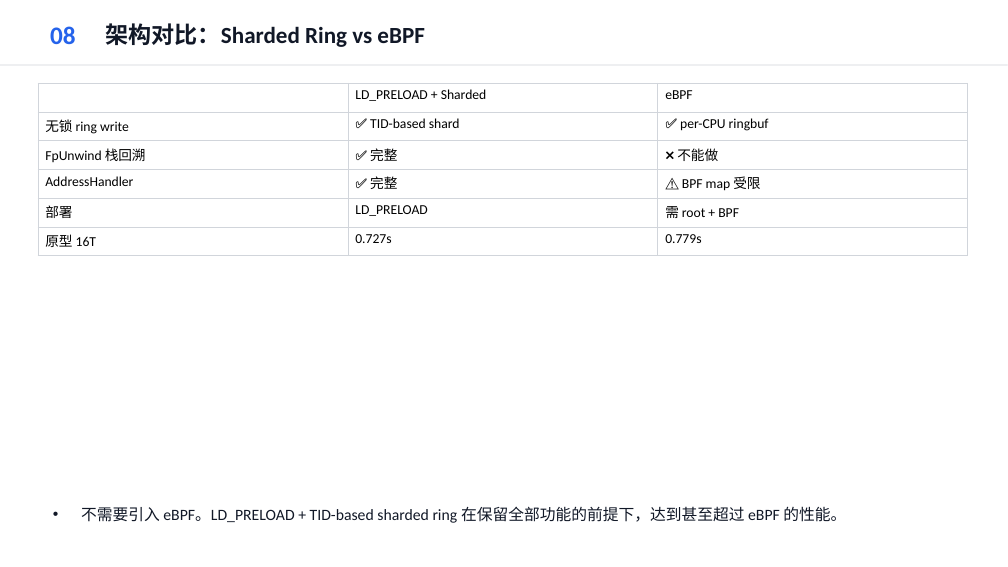
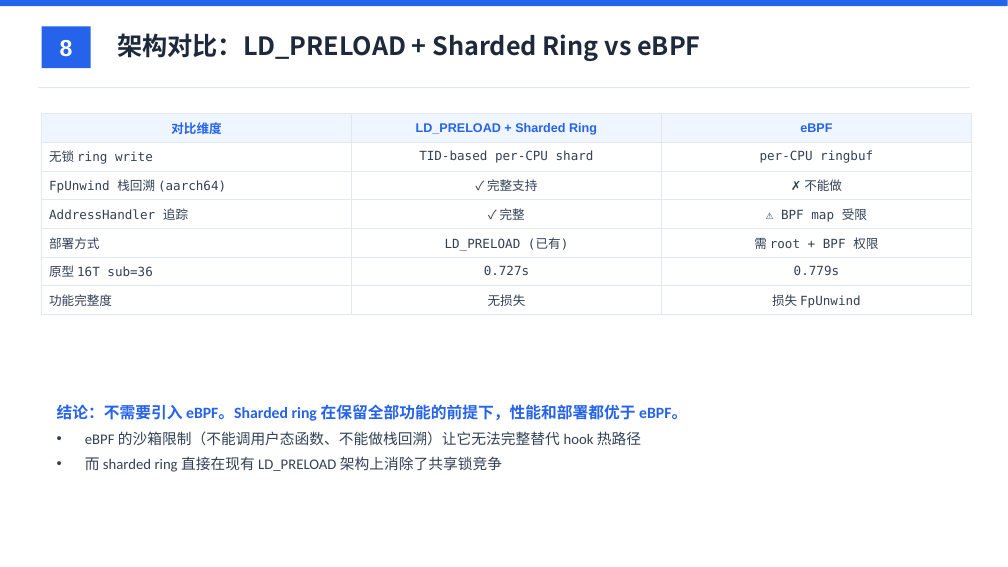
Before and after one commit to YiChiChen1106/Nativehook_linux_planb, a slide deck: slide 8 of presentation/native_hook_progress_2026-06-11.pptx. Drawn at 1008x567 pixels with LibreOffice and Linux fonts; fonts in the diff are those of the drawing. Boxes give left, top, right and bottom in pixels: in the first picture for what was removed or moved away, otherwise in the second. Text is boxed around its words. In the diff, an @@ line names an element or a change of style, - is before the commit and + after.

```diff
--- a/presentation/native_hook_progress_2026-06-11.pptx
+++ b/presentation/native_hook_progress_2026-06-11.pptx
@@ rectangle added at (0,0,1008,6), fill #2563EB @@
@@ rectangle added at (42,26,91,68), fill #2563EB @@
@@ text removed at (50,26,76,44) @@
-08
@@ text added at (60,40,73,56), 22 pt, text #FFFFFF, bold @@
+8
@@ text at (117,33,700,61): text changed; size 22 to 24 pt; font Calibri to Noto Sans CJK SC; text colour #111827 to #1E293B @@
-架构对比：Sharded Ring vs eBPF
+架构对比：LD_PRELOAD + Sharded Ring vs eBPF
@@ rectangle: place and size @@
-rectangle at (0,64,1008,66)
+rectangle at (38,87,970,88)
@@ rectangle at (38,87,970,88): fill #E5E7EB to #E2E8F0 @@
@@ table at (42,113,972,312) @@
-row 1:  | LD_PRELOAD + Sharded | eBPF
-row 2: 无锁 ring write | ✅ TID-based shard | ✅ per-CPU ringbuf
-row 3: FpUnwind 栈回溯 | ✅ 完整 | ❌ 不能做
-row 4: AddressHandler | ✅ 完整 | ⚠️ BPF map 受限
-row 5: 部署 | LD_PRELOAD | 需 root + BPF
-row 6: 原型 16T | 0.727s | 0.779s
+row 1: 对比维度 | LD_PRELOAD + Sharded Ring | eBPF
+row 2: 无锁 ring write | TID-based per-CPU shard | per-CPU ringbuf
+row 3: FpUnwind 栈回溯 (aarch64) | ✓ 完整支持 | ✗ 不能做
+row 4: AddressHandler 追踪 | ✓ 完整 | ⚠ BPF map 受限
+row 5: 部署方式 | LD_PRELOAD (已有) | 需 root + BPF 权限
+row 6: 原型 16T sub=36 | 0.727s | 0.779s
+row 7: 功能完整度 | 无损失 | 损失 FpUnwind
@@ table: place and size @@
-table at (38,83,968,251)
+table at (42,113,972,312)
@@ text "结论：不需要引入 eBPF。Sharded ring 在保留全部功能的前提下，性能和部署都优于 eBPF。" at (57,404,687,472): vertical alignment middle to top @@
@@ text at (57,404,687,472): text changed; size 15 to 14 pt; text colour #111827 to #334155 @@
-• 不需要引入 eBPF。LD_PRELOAD + TID-based sharded ring 在保留全部功能的前提下，达到甚至超过 eBPF 的性能。
+结论：不需要引入 eBPF。Sharded ring 在保留全部功能的前提下，性能和部署都优于 eBPF。
+• eBPF 的沙箱限制（不能调用户态函数、不能做栈回溯）让它无法完整替代 hook 热路径
+• 而 sharded ring 直接在现有 LD_PRELOAD 架构上消除了共享锁竞争
```
Also in this commit, not shown: 11 other slides changed, 2 other files.
